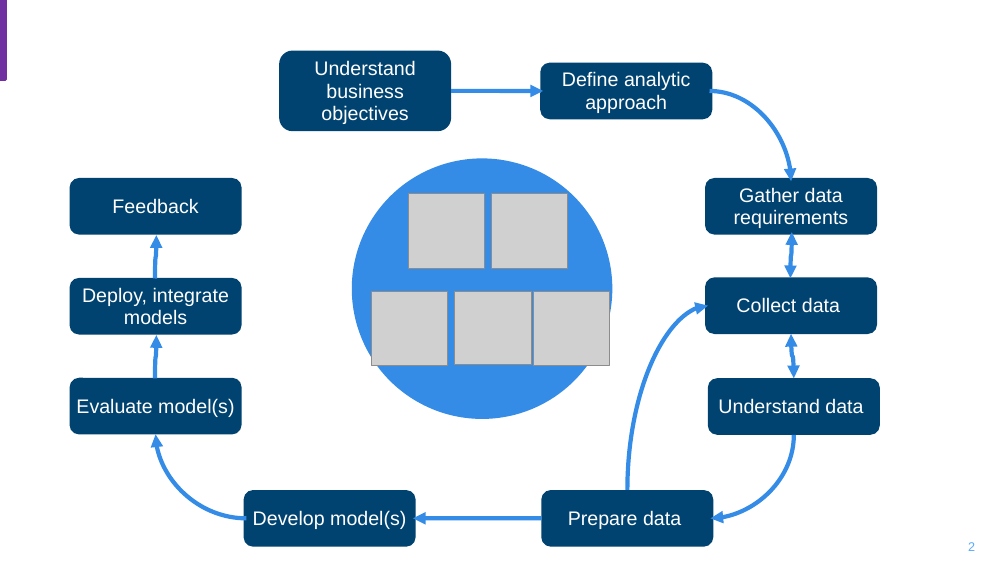
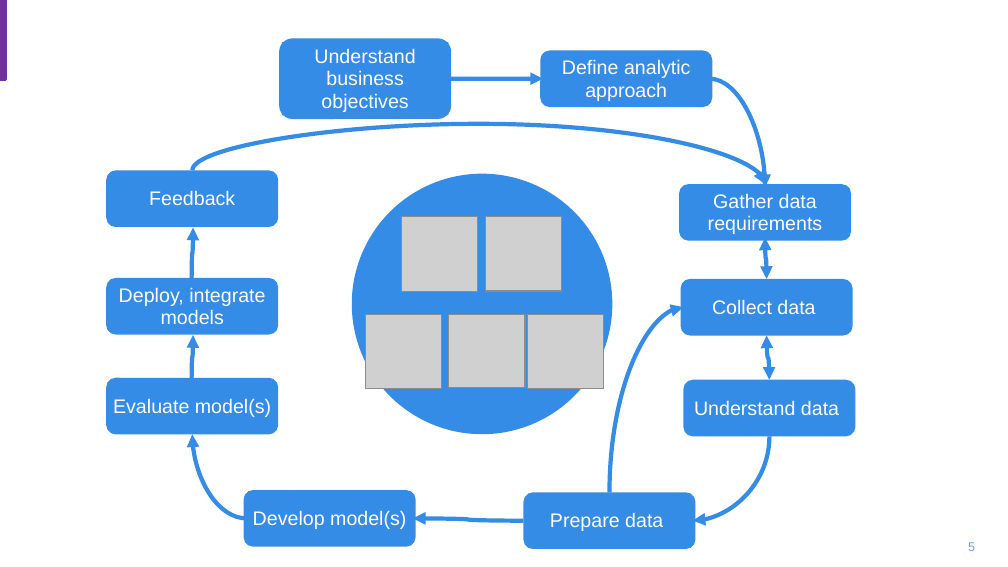
Before and after one commit to ibm-cloud-architecture/refarch-data-ai-analytics, a slide deck: slide 5 of docs/AI-Data-ML-ArchitectureDiagrams.pptx (slide 2 before the commit). Drawn at 1008x567 pixels with LibreOffice and Linux fonts; fonts in the diff are those of the drawing; grey boxes stand for pictures; background and template pictures are left out. Boxes give left, top, right and bottom in pixels: in the first picture for what was removed or moved away, otherwise in the second. Text is boxed around its words. In the diff, an @@ line names an element or a change of style, - is before the commit and + after.

```diff
--- a/docs/AI-Data-ML-ArchitectureDiagrams.pptx
+++ b/docs/AI-Data-ML-ArchitectureDiagrams.pptx
@@ 2 rounded rectangles, 1 rectangle: place and size @@
-2 rounded rectangles, 1 rectangle at [279, 50, 713, 131]
+2 rounded rectangles, 1 rectangle at [279, 38, 713, 119]
@@ rectangle "Define analytic approach": place and size @@
-rectangle "Define analytic approach" at [562, 71, 691, 113]
+rectangle "Define analytic approach" at [543, 53, 710, 104]
@@ curved arrow moved from (452, 91) - (543, 91) to (449, 79) - (543, 79) @@
@@ curved arrow moved from (710, 91) - (791, 181) to (710, 79) - (765, 187) @@
@@ curved arrow added from (193, 170) to (765, 184), #348CE7 3 pt @@
@@ rounded rectangle: place and size @@
-rounded rectangle at [70, 178, 242, 235]
+rounded rectangle at [106, 170, 278, 227]
@@ fill #004370 to #348CE7 in 10 elements at [244, 490, 416, 546], [279, 38, 452, 119], [540, 50, 713, 107], [523, 492, 696, 548], [683, 380, 856, 436], [680, 279, 853, 336], [679, 184, 852, 241], [106, 378, 278, 434], [106, 278, 278, 335], [106, 170, 278, 227] @@
@@ ellipse: place and size @@
-ellipse at [352, 158, 612, 418]
+ellipse at [352, 173, 612, 433]
@@ text "Feedback": place and size @@
-text "Feedback" at [112, 198, 198, 214]
+text "Feedback" at [149, 190, 235, 205]
@@ rounded rectangle: place and size @@
-rounded rectangle at [705, 178, 877, 235]
+rounded rectangle at [679, 184, 852, 241]
@@ fill none to #348CE7 in 4 elements at [282, 42, 449, 115], [543, 53, 710, 104], [109, 281, 275, 332], [681, 187, 848, 238] @@
@@ rectangle "Gather data requirements": place and size @@
-rectangle "Gather data requirements" at [734, 187, 849, 228]
+rectangle "Gather data requirements" at [681, 187, 848, 238]
@@ curved arrow moved from (155, 278) - (156, 235) to (192, 278) - (193, 228) @@
@@ curved double arrow moved from (791, 232) - (790, 278) to (765, 238) - (767, 279) @@
@@ 2 rounded rectangles, 1 text, 1 rectangle, 1 curved arrow: place and size @@
-2 rounded rectangles, 1 text, 1 rectangle, 1 curved arrow at [70, 278, 242, 434]
+2 rounded rectangles, 1 text, 1 rectangle, 1 curved arrow at [106, 278, 278, 434]
@@ 2 texts, 2 rounded rectangles, 1 curved double arrow: place and size @@
-2 texts, 2 rounded rectangles, 1 curved double arrow at [705, 277, 880, 434]
+2 texts, 2 rounded rectangles, 1 curved double arrow at [680, 279, 856, 436]
@@ 5 pictures: place and size @@
-5 pictures at [372, 194, 609, 366]
+5 pictures at [365, 217, 603, 389]
@@ curved arrow moved from (627, 490) - (708, 305) to (610, 492) - (683, 307) @@
@@ curved arrow moved from (246, 518) - (155, 434) to (246, 518) - (193, 434) @@
@@ curved arrow moved from (794, 434) - (711, 518) to (769, 436) - (692, 521) @@
@@ rounded rectangle: place and size @@
-rounded rectangle at [541, 490, 714, 546]
+rounded rectangle at [523, 492, 696, 548]
@@ text "Prepare data": place and size @@
-text "Prepare data" at [568, 510, 681, 529]
+text "Prepare data" at [550, 512, 663, 531]
@@ curved arrow moved from (541, 518) - (413, 518) to (523, 521) - (413, 518) @@
@@ page number at [968, 542, 975, 551]: text changed @@
-2
+5
```
Also in this commit, not shown: 2 other slides changed, 3 slides added, 11 other files.
